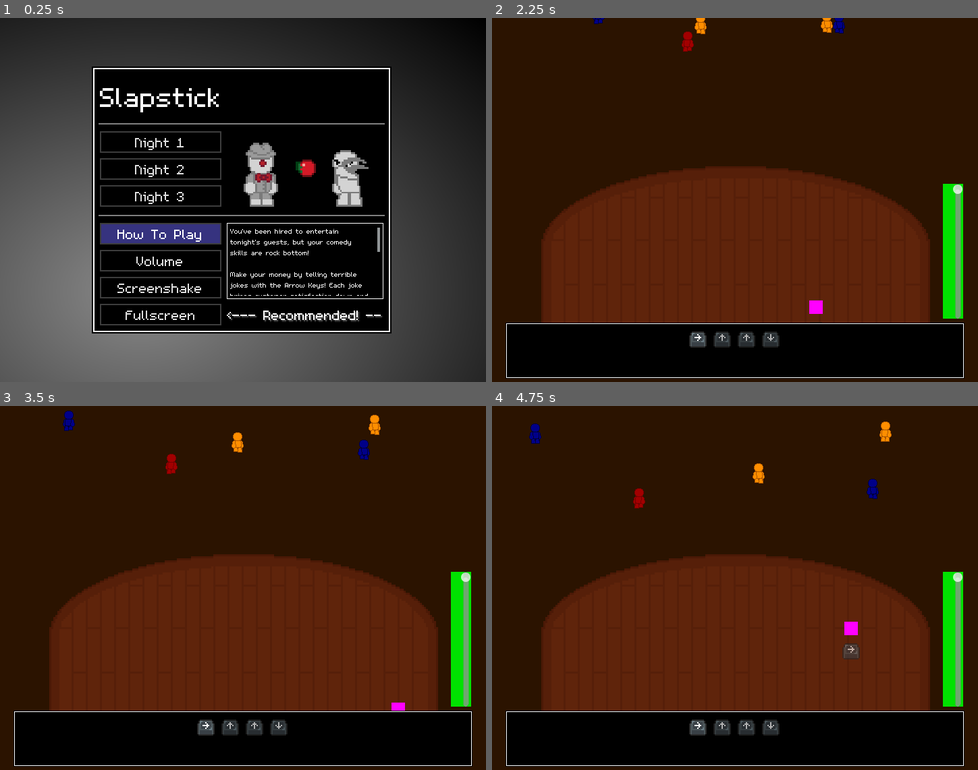
Above: before the commit, frames 1-4 (two rows, left to right).
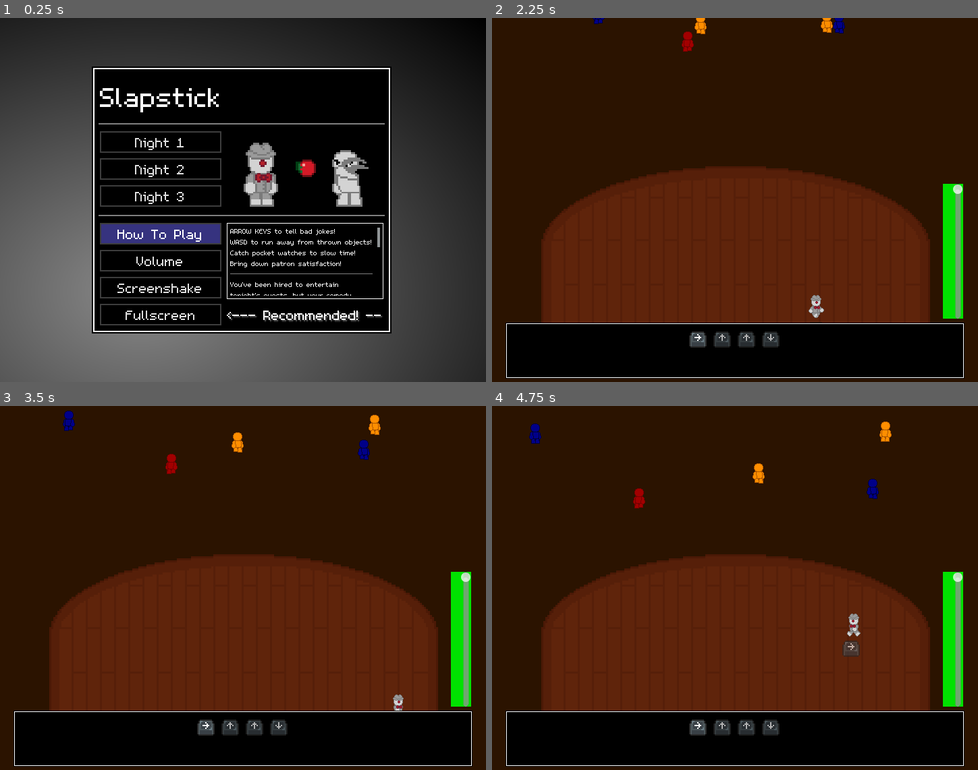
Above: after the commit, the same moments.

Repository: InRe-Dan/MiniJameGam34
Game: Godot game, scene res://menus/main_menu.tscn
Same seed, same stepped clock (60 frames per second), same inputs: the game is played once before the commit and once after it.
Inputs:
- Up to frame 1 (0.25 s): no input
- Up to frame 2 (2.25 s): click "Night 1" at 0.5 s; tap Enter at 1.25 s; hold D (move_right) 1.28-2.03 s; hold S (move_down) from 2.03 s (still down)
- Up to frame 3 (3.5 s): release S (move_down) at 2.78 s; hold D (move_right) from 2.78 s (still down)
- Up to frame 4 (4.75 s): release D (move_right) at 3.53 s; hold W (move_up) 3.53-4.28 s; hold A (move_left) from 4.28 s (still down)

The runs differ from the first frame. In frame 1, 0.8% of the frame differs, in the area x 47-79%, y 57-77%; in frame 2, 0.1%; in frame 3, 0.1%; in frame 4, 0.2%.

Commit message:
Player animation and menu tweaks

Diff:
--- a/Player/player.gd
+++ b/Player/player.gd
@@ -11,16 +11,24 @@
 
 @onready var stun_timer: Timer = $StunTimer
 @onready var speech : Speech = $Speech
-
+@onready var sprite : AnimatedSprite2D = $AnimatedSprite2D
 
 func _process(delta : float) -> void:
 	$Key.texture = get_tree().get_first_node_in_group("joke_system").get_key_texture()
 
 func _physics_process(delta: float) -> void:
 	velocity = velocity.lerp(get_input_vector() * movement_speed * speed_mod, delta * acceleration * pow(speed_mod, 2.0))
+	if velocity.length() > 10:
+		if velocity.x > 1.0:
+			sprite.flip_h = false
+			sprite.play("walk")
+		elif velocity.x < -1.0:
+			sprite.flip_h = true
+			sprite.play("walk")
+	else:
+		sprite.play("idle")
 
 	move_and_slide()
-
 
 ## Returns the player's input vector
 func get_input_vector() -> Vector2:
--- a/Player/player.tscn
+++ b/Player/player.tscn
@@ -1,16 +1,50 @@
-[gd_scene load_steps=11 format=3 uid="uid://c757dhd4hepca"]
+[gd_scene load_steps=15 format=3 uid="uid://c757dhd4hepca"]
 
 [ext_resource type="Script" path="res://Player/player.gd" id="1_pobeb"]
+[ext_resource type="Texture2D" uid="uid://cufifwyefdlic" path="res://Assets/Pixel_art/animations.png" id="2_71031"]
 [ext_resource type="PackedScene" uid="uid://diblmhw3qf4io" path="res://Hazard/spectators/speech.tscn" id="2_ewcjg"]
 [ext_resource type="Texture2D" uid="uid://b0m87yexag708" path="res://Assets/keyboard_buttons.png" id="3_csl8f"]
 [ext_resource type="AudioStream" uid="uid://hylw10qhf5uo" path="res://Assets/Audio/sfx/hitsound1.ogg" id="4_qwv1o"]
 [ext_resource type="AudioStream" uid="uid://b4aml2kwhtaky" path="res://Assets/Audio/sfx/hitsound2.ogg" id="5_r7q75"]
 [ext_resource type="AudioStream" uid="uid://dg8gcgk8wtakq" path="res://Assets/Audio/sfx/hitsound3.ogg" id="6_gccwl"]
 
-[sub_resource type="PlaceholderTexture2D" id="PlaceholderTexture2D_05lvi"]
-size = Vector2(20, 20)
+[sub_resource type="AtlasTexture" id="AtlasTexture_5bqjr"]
+atlas = ExtResource("2_71031")
+region = Rect2(0, 0, 40, 40)
 
-[sub_resource type="CircleShape2D" id="CircleShape2D_kxrer"]
+[sub_resource type="AtlasTexture" id="AtlasTexture_aqmdp"]
+atlas = ExtResource("2_71031")
+region = Rect2(40, 0, 40, 40)
+
+[sub_resource type="AtlasTexture" id="AtlasTexture_vwubh"]
+atlas = ExtResource("2_71031")
+region = Rect2(80, 0, 40, 40)
+
+[sub_resource type="SpriteFrames" id="SpriteFrames_16lxd"]
+animations = [{
+"frames": [{
+"duration": 1.0,
+"texture": SubResource("AtlasTexture_5bqjr")
+}],
+"loop": true,
+"name": &"idle",
+"speed": 5.0
+}, {
+"frames": [{
+"duration": 1.0,
+"texture": SubResource("AtlasTexture_aqmdp")
+}, {
+"duration": 1.0,
+"texture": SubResource("AtlasTexture_vwubh")
+}],
+"loop": true,
+"name": &"walk",
+"speed": 10.0
+}]
+
+[sub_resource type="CapsuleShape2D" id="CapsuleShape2D_c07lx"]
+radius = 7.0
+height = 26.0
 
 [sub_resource type="AtlasTexture" id="AtlasTexture_4fcb2"]
 atlas = ExtResource("3_csl8f")
@@ -27,11 +61,15 @@
 wall_min_slide_angle = 0.0174533
 script = ExtResource("1_pobeb")
 
-[node name="Sprite2D" type="Sprite2D" parent="."]
-texture = SubResource("PlaceholderTexture2D_05lvi")
+[node name="AnimatedSprite2D" type="AnimatedSprite2D" parent="."]
+position = Vector2(2, -3)
+sprite_frames = SubResource("SpriteFrames_16lxd")
+animation = &"walk"
+frame_progress = 0.489525
 
 [node name="CollisionShape2D" type="CollisionShape2D" parent="."]
-shape = SubResource("CircleShape2D_kxrer")
+position = Vector2(0, 1)
+shape = SubResource("CapsuleShape2D_c07lx")
 
 [node name="StunTimer" type="Timer" parent="."]
 one_shot = true
--- a/menus/main_menu.tscn
+++ b/menus/main_menu.tscn
@@ -255,15 +255,32 @@
 horizontal_scroll_mode = 0
 vertical_scroll_mode = 2
 
-[node name="Label" type="Label" parent="PanelContainer/MarginContainer/ScrollContainer"]
+[node name="VBoxContainer" type="VBoxContainer" parent="PanelContainer/MarginContainer/ScrollContainer"]
+layout_mode = 2
+
+[node name="Label" type="Label" parent="PanelContainer/MarginContainer/ScrollContainer/VBoxContainer"]
+custom_minimum_size = Vector2(210, 0)
+layout_mode = 2
+size_flags_vertical = 1
+text = "ARROW KEYS to tell bad jokes!
+WASD to run away from thrown objects!
+Catch pocket watches to slow time!
+Bring down patron satisfaction!"
+autowrap_mode = 2
+
+[node name="HSeparator" type="HSeparator" parent="PanelContainer/MarginContainer/ScrollContainer/VBoxContainer"]
+layout_mode = 2
+theme_override_constants/separation = 10
+
+[node name="Label2" type="Label" parent="PanelContainer/MarginContainer/ScrollContainer/VBoxContainer"]
 custom_minimum_size = Vector2(210, 0)
 layout_mode = 2
 size_flags_vertical = 1
 text = "You've been hired to entertain tonight's guests, but your comedy skills are rock bottom!
 
-Make your money by telling terrible jokes with the Arrow Keys! Each joke brings customer satisfaction down and tomato sales up!
-
-Avoid the crowd's violent reactions with WASD and try to bring their satisfaction all the way down each night.
+Make your money by telling terrible jokes! Each joke brings customer satisfaction down and tomato sales up!
+
+Avoid the crowd's violent reactions and try to bring their satisfaction all the way down each night. More anger means more visits and more sales!
 
 Some items have beneficial effects! The clock will slow down time and allow you to deliver your joke without fear of being hit."
 autowrap_mode = 2
